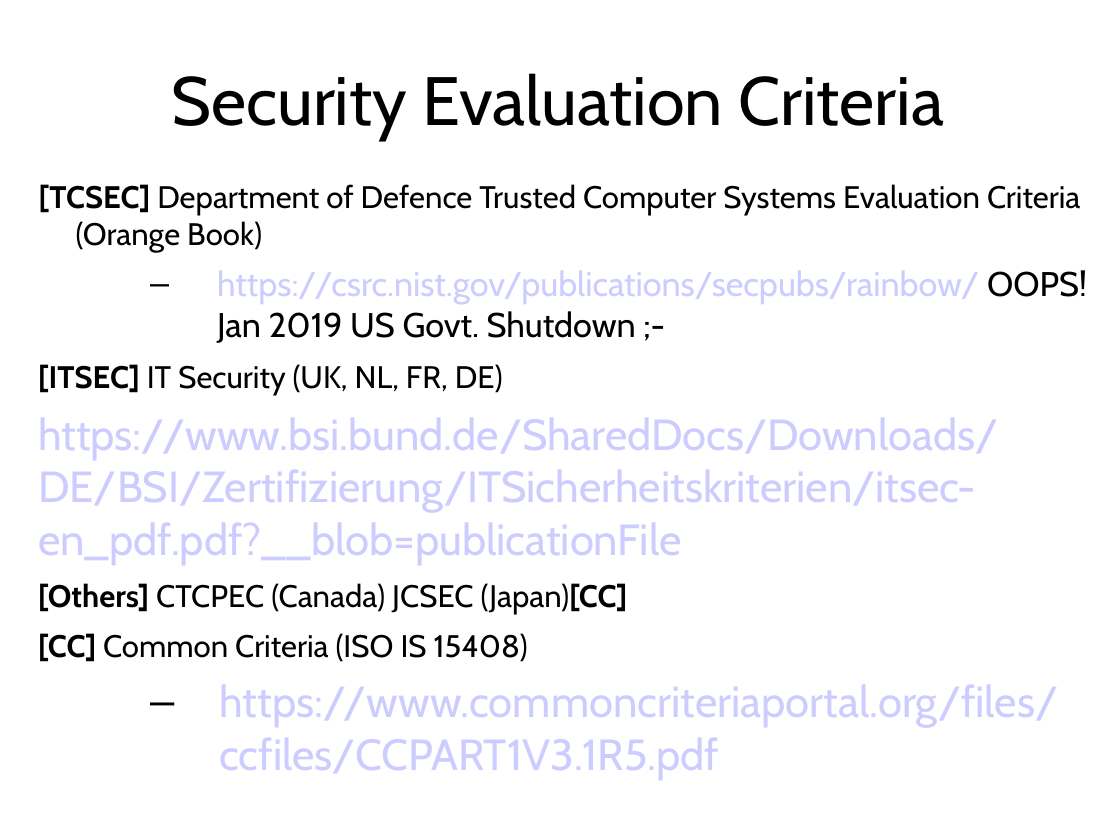
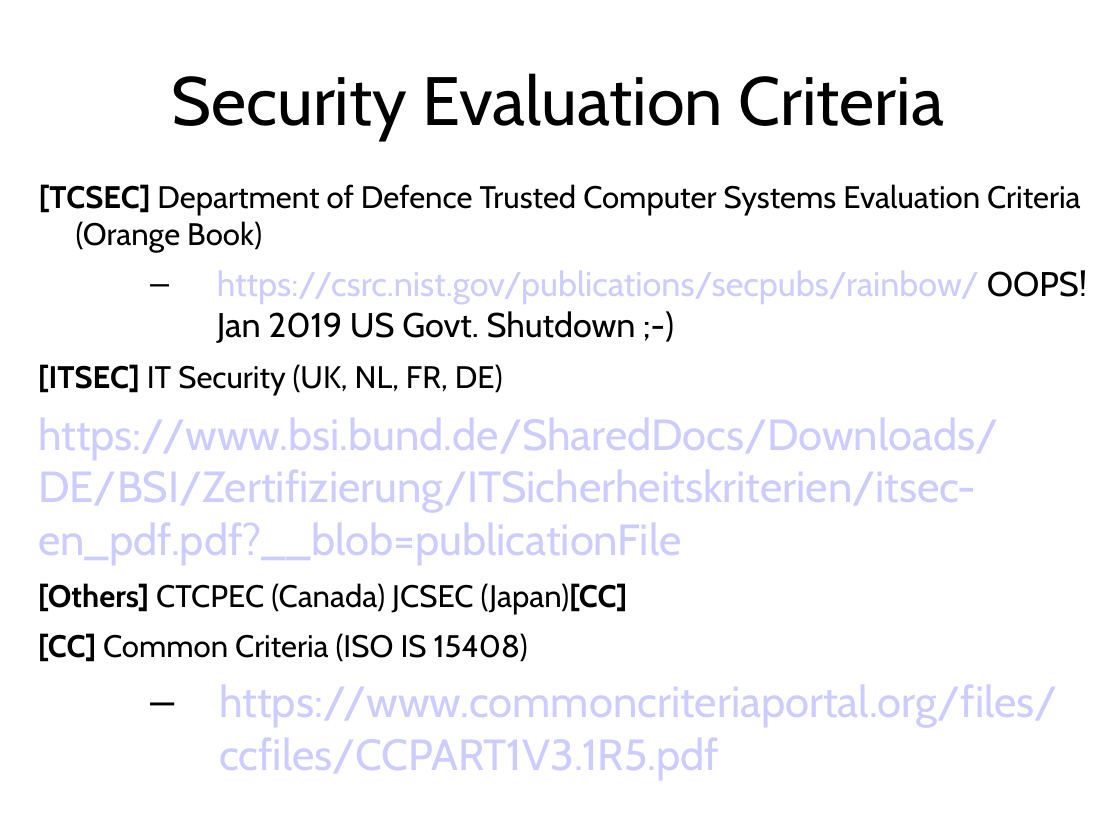
Before and after one commit to sftcd/cs7053, a slide deck: slide 26 of 2016lectures/02-concepts.ppt (slide 25 before the commit). Drawn at 1120x840 pixels with LibreOffice and Linux fonts; fonts in the diff are those of the drawing. Boxes give left, top, right and bottom in pixels: in the first picture for what was removed or moved away, otherwise in the second. Text is boxed around its words. In the diff, an @@ line names an element or a change of style, - is before the commit and + after.

```diff
--- a/2016lectures/02-concepts.ppt
+++ b/2016lectures/02-concepts.ppt
@@ text at bbox=[217, 270, 1087, 343]: text changed @@
-  – https://csrc.nist.gov/publications/secpubs/rainbow/ OOPS! Jan 2019 US Govt. Shutdown ;-
+  – https://csrc.nist.gov/publications/secpubs/rainbow/ OOPS! Jan 2019 US Govt. Shutdown ;-)
```
Also in this commit, not shown: 26 other slides changed, 2 slides added, 3 other files.
